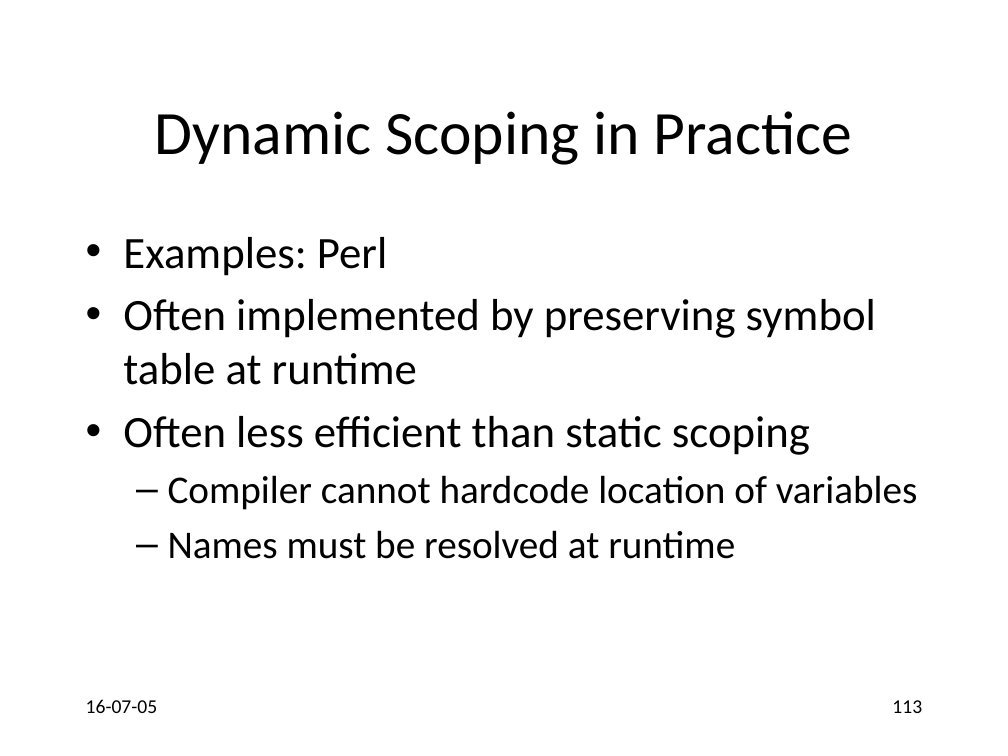
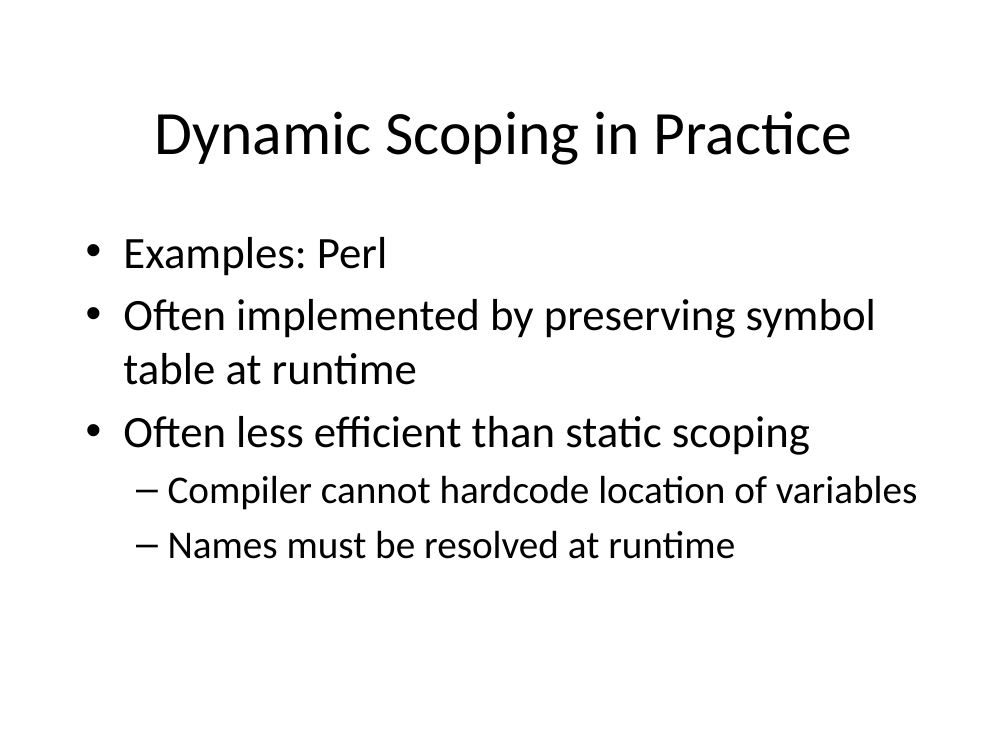
Before and after one commit to anoopsarkar/compilers-class, a slide deck: slide 113 of assets/ppt/codegen/semantics.pptx. Drawn at 1008x756 pixels with LibreOffice and Linux fonts; fonts in the diff are those of the drawing. Boxes give left, top, right and bottom in pixels: in the first picture for what was removed or moved away, otherwise in the second. Text is boxed around its words. In the diff, an @@ line names an element or a change of style, - is before the commit and + after.

```diff
--- a/assets/ppt/codegen/semantics.pptx
+++ b/assets/ppt/codegen/semantics.pptx
@@ text removed at bbox=[86, 699, 158, 713] @@
-16-07-05
@@ page number removed at bbox=[892, 700, 922, 713] @@
-113
```
Also in this commit, not shown: 112 other slides changed, 5 other files.
